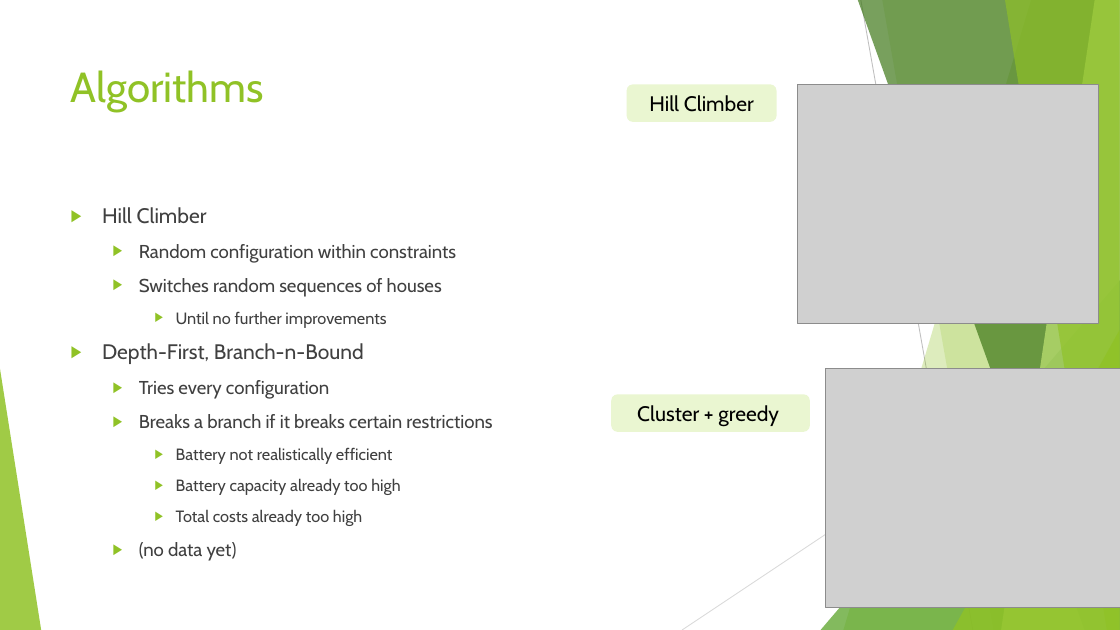
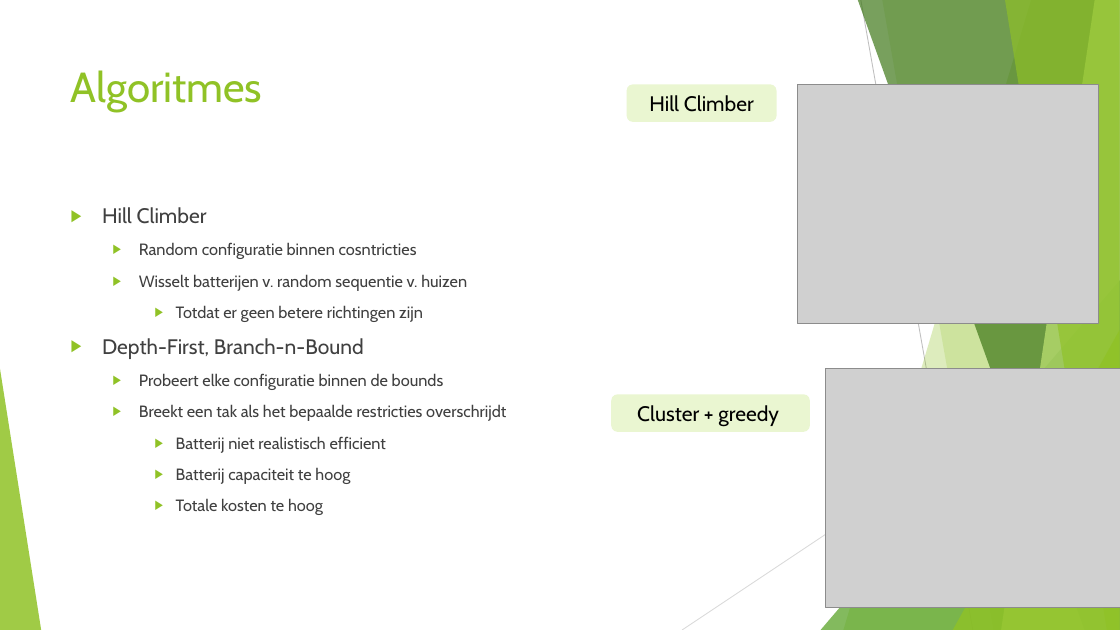
Before and after one commit to JSMR-heuristics/JSMR, a slide deck: slide 6 of EndPres.pptx. Drawn at 1120x630 pixels with LibreOffice and Linux fonts; fonts in the diff are those of the drawing; grey boxes stand for pictures. Boxes give left, top, right and bottom in pixels: in the first picture for what was removed or moved away, otherwise in the second. Text is boxed around its words. In the diff, an @@ line names an element or a change of style, - is before the commit and + after.

```diff
--- a/EndPres.pptx
+++ b/EndPres.pptx
@@ title at bbox=[71, 70, 263, 112]: text changed @@
-Algorithms
+Algoritmes
@@ text at bbox=[139, 242, 467, 322]: text changed; size 16 to 14 pt @@
-  ▶ Random configuration within constraints
-  ▶ Switches random sequences of houses
-    ▶ Until no further improvements
+  ▶ Random configuratie binnen cosntricties
+  ▶ Wisselt batterijen v. random sequentie v. huizen
+    ▶ Totdat er geen betere richtingen zijn
@@ text at bbox=[139, 373, 506, 515]: text changed @@
-  ▶ Tries every configuration
-  ▶ Breaks a branch if it breaks certain restrictions
-    ▶ Battery not realistically efficient
-    ▶ Battery capacity already too high
-    ▶ Total costs already too high
-  ▶ (no data yet)
+  ▶ Probeert elke configuratie binnen de bounds
+  ▶ Breekt een tak als het bepaalde restricties overschrijdt
+    ▶ Batterij niet realistisch efficient
+    ▶ Batterij capaciteit te hoog
+    ▶ Totale kosten te hoog
```
Also in this commit, not shown: 9 other slides changed, 1 slide added, 1 slide removed.
